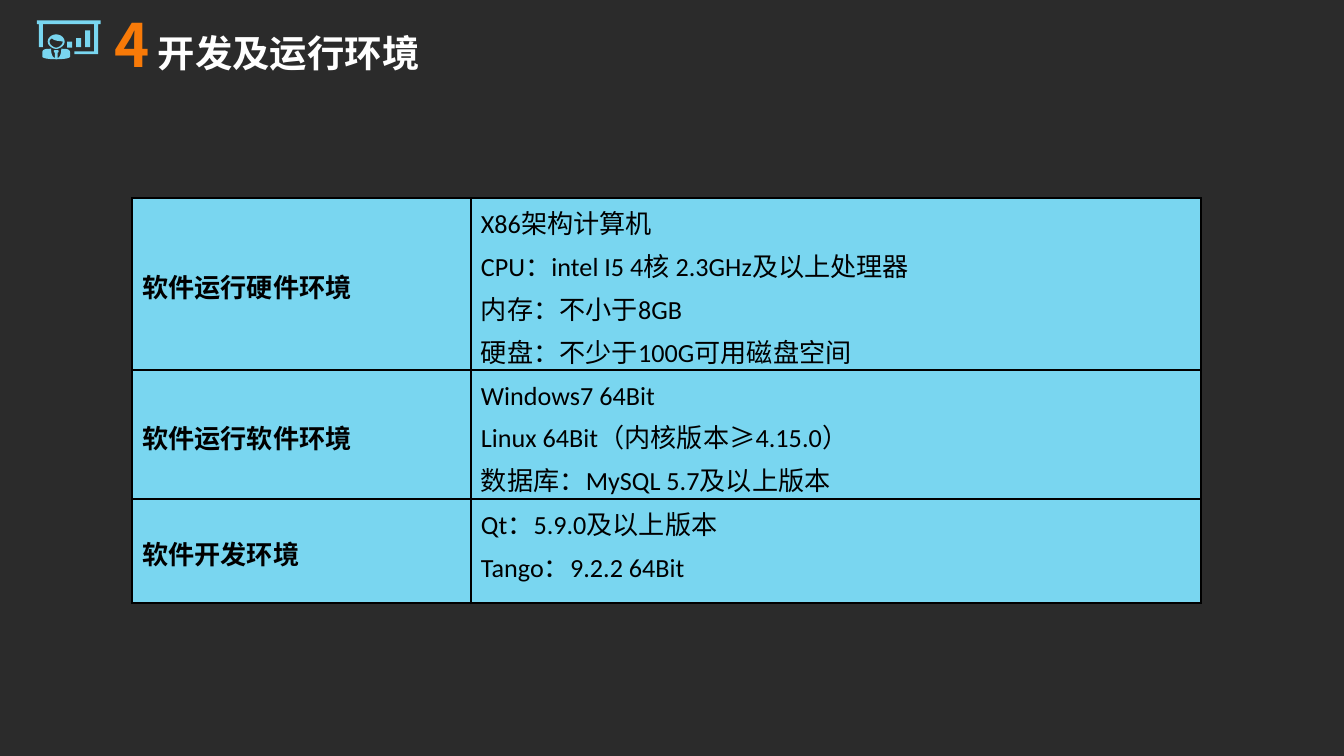
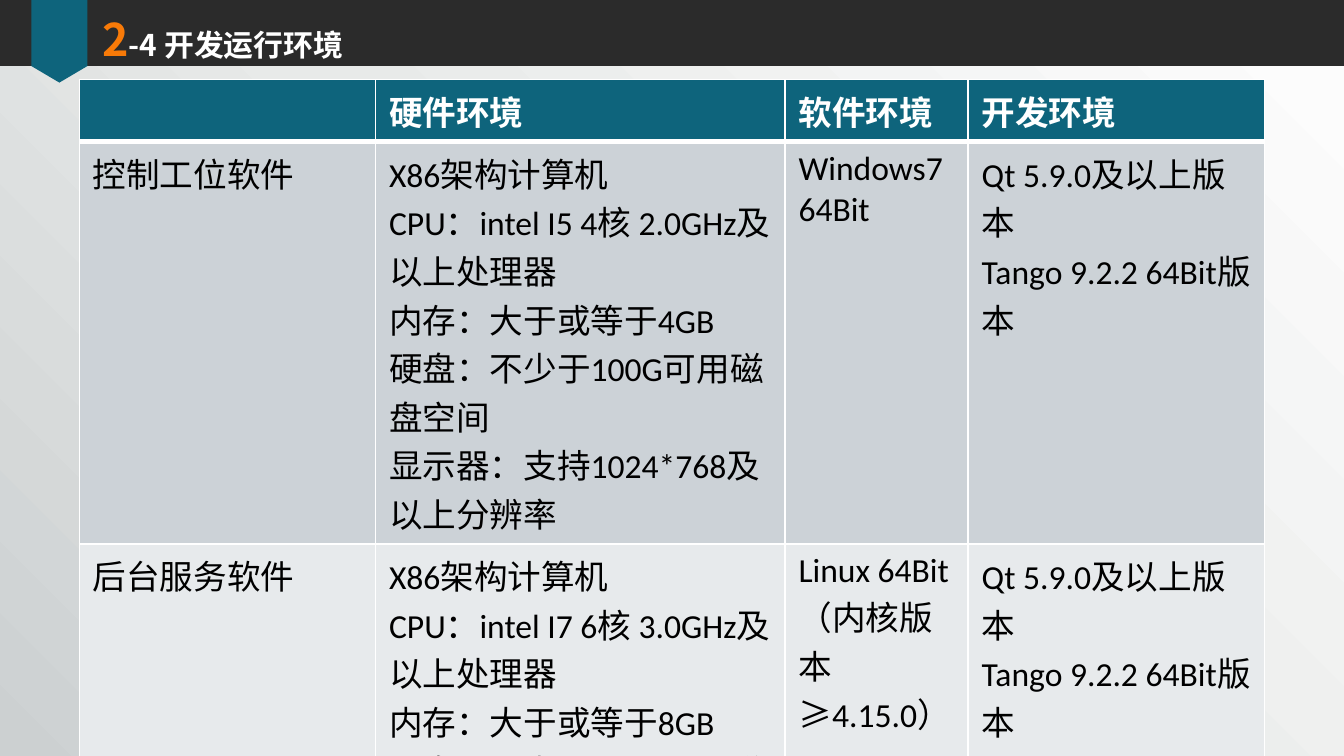
Before and after one commit to xiechongzhu/RadiationSystem, a slide deck: slide 14 of 项目文档/需求/辐射防护数据集成与监控系统软件需求分析报告.pptx (slide 35 before the commit). Drawn at 1344x756 pixels with LibreOffice and Linux fonts; fonts in the diff are those of the drawing; background and template pictures are left out; a plain dark background stands for a picture behind light text. Boxes give left, top, right and bottom in pixels: in the first picture for what was removed or moved away, otherwise in the second. Text is boxed around its words. In the diff, an @@ line names an element or a change of style, - is before the commit and + after.

```diff
--- a/项目文档/需求/辐射防护数据集成与监控系统软件需求分析报告.pptx
+++ b/项目文档/需求/辐射防护数据集成与监控系统软件需求分析报告.pptx
@@ flow chart offpage connector added at (31, 0, 87, 82), fill #0E647C @@
@@ freeform shape removed at (38, 20, 101, 59) @@
@@ title at (102, 22, 343, 67): text changed; size 20 to 16 pt @@
-4 开发及运行环境
+2-4 开发运行环境
@@ rectangle added at (0, 66, 1344, 755), fill gradient #CCD0D1 to #E8EAE9 to #FCFCFC @@
@@ table at (79, 79, 1263, 742) @@
-column 1: 软件运行硬件环境 | 软件运行软件环境 | 软件开发环境
-column 2: X86架构计算机 / CPU：intel I5 4核 2.3GHz及以上处理器 / 内存：不小于8GB / 硬盘：不少于100G可用磁盘空间 | Windows7 64Bit / Linux 64Bit（内核版本≥4.15.0） / 数据库：MySQL 5.7及以上版本 | Qt：5.9.0及以上版本 / Tango：9.2.2 64Bit
+column 1:  | 控制工位软件 | 后台服务软件
+column 2: 硬件环境 | X86架构计算机 / CPU：intel I5 4核 2.0GHz及以上处理器 / 内存：大于或等于4GB / 硬盘：不少于100G可用磁盘空间 / 显示器：支持1024*768及以上分辨率 | X86架构计算机 / CPU：intel I7 6核 3.0GHz及以上处理器 / 内存：大于或等于8GB / 硬盘：不少于500G可用磁盘空间
+column 3: 软件环境 | Windows7 64Bit | Linux 64Bit（内核版本≥4.15.0）
+column 4: 开发环境 | Qt 5.9.0及以上版本 / Tango 9.2.2 64Bit版本 | Qt 5.9.0及以上版本 / Tango 9.2.2 64Bit版本
@@ table: place and size @@
-table at (132, 198, 1200, 601)
+table at (79, 79, 1263, 742)
```
Also in this commit, not shown: 3 other slides changed, 17 slides added, 29 slides removed, 15 other files.
